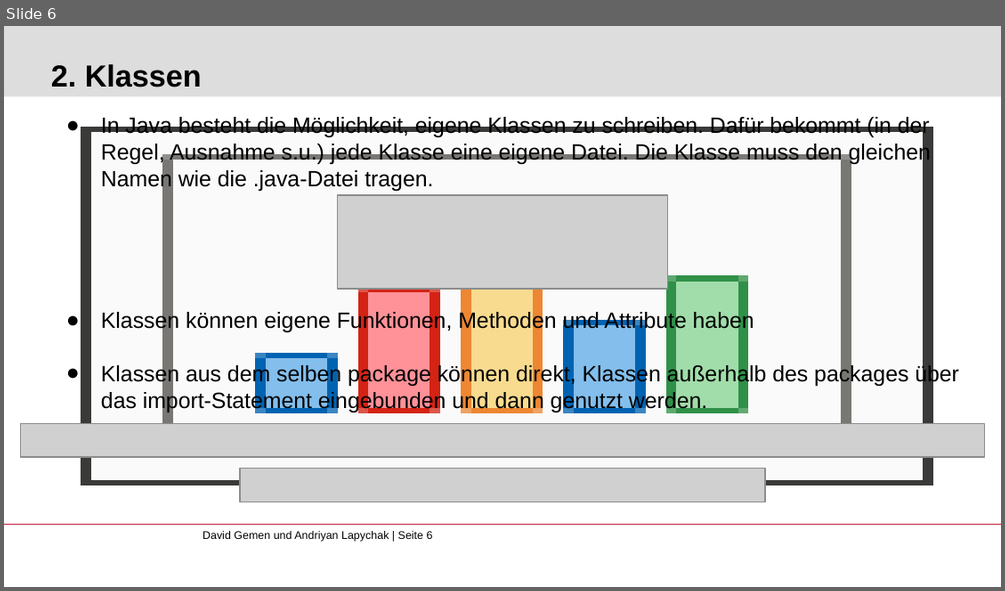
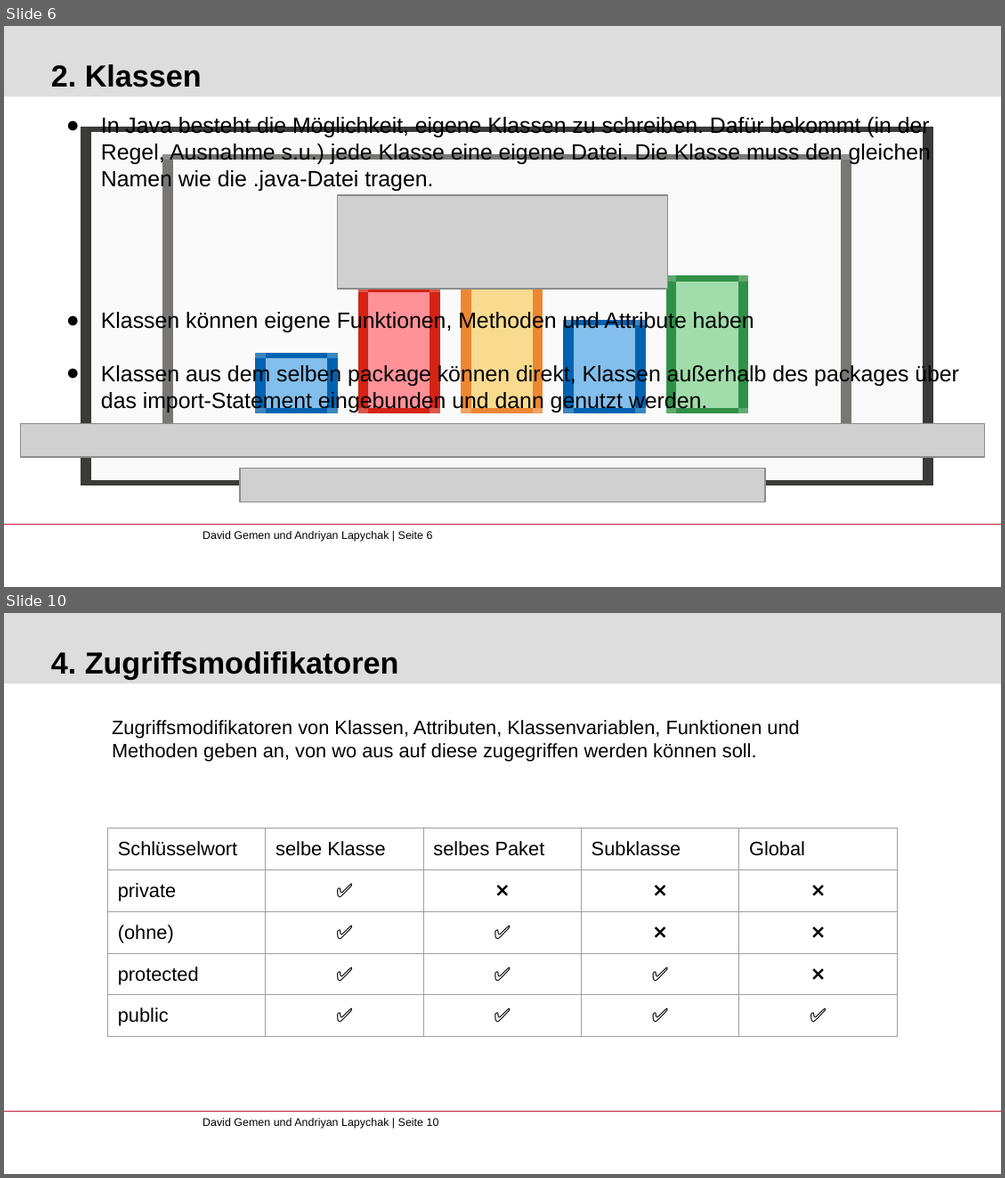
Before and after one commit to gemdav/Programmieren-1-Tutorium, a slide deck: slides/03_classes_packages_functions.pptx. Shown one above the other, each under a label of ours: slide 6 before the commit, slides 6 and 10 after it; the slides between them are not shown. The pictures are 1005x591 and 1005x1178 pixels, drawn with LibreOffice and Linux fonts; fonts in the diff are those of the drawing; grey boxes stand for pictures; background and template pictures are left out. Boxes give left, top, right and bottom in pixels: in the first picture for what was removed or moved away, otherwise in the second. Text is boxed around its words. In the diff, an @@ line names an element or a change of style, - is before the commit and + after.

```diff
--- a/slides/03_classes_packages_functions.pptx
+++ b/slides/03_classes_packages_functions.pptx
@@ slide 10 added at box(4, 613, 1001, 1174), background #FFFFFF; not listed: 3 template elements that a slide beside it also shows @@
@@ title added at box(51, 651, 399, 679), 22 pt, text #000000, bold @@
+4. Zugriffsmodifikatoren
@@ text added at box(112, 720, 799, 762), 14 pt, text #000000 @@
+Zugriffsmodifikatoren von Klassen, Attributen, Klassenvariablen, Funktionen und Methoden geben an, von wo aus auf diese zugegriffen werden können soll.
@@ table added at box(107, 828, 895, 1155), 5 rows, 5 columns @@
+Schlüsselwort | selbe Klasse | selbes Paket | Subklasse | Global
+private | ✅ | ❌ | ❌ | ❌
+(ohne) | ✅ | ✅ | ❌ | ❌
+protected | ✅ | ✅ | ✅ | ❌
+public | ✅ | ✅ | ✅ | ✅
```
Also in this commit, not shown: 6 slides changed, 3 other slides added, 1 slide removed, 8 other files.
